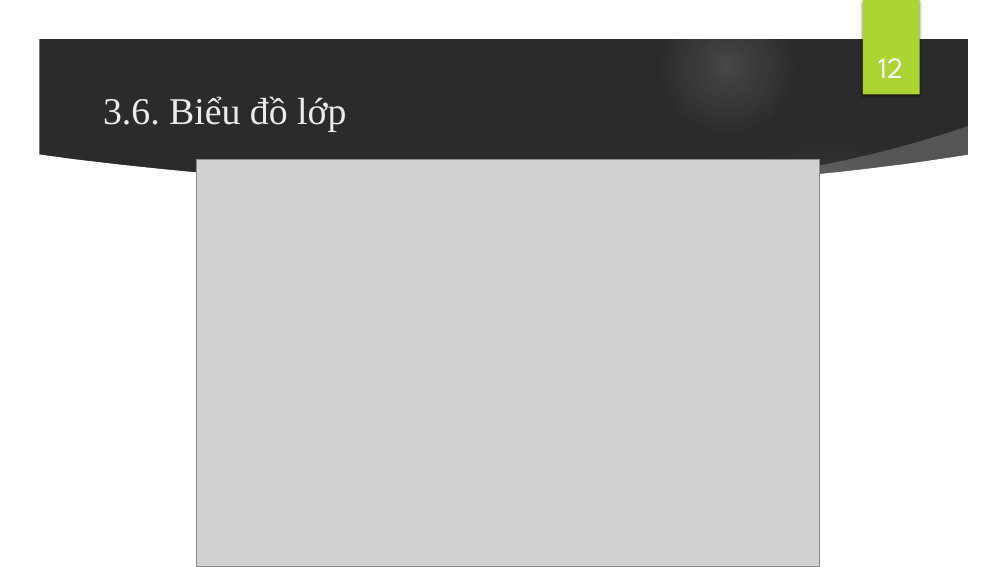
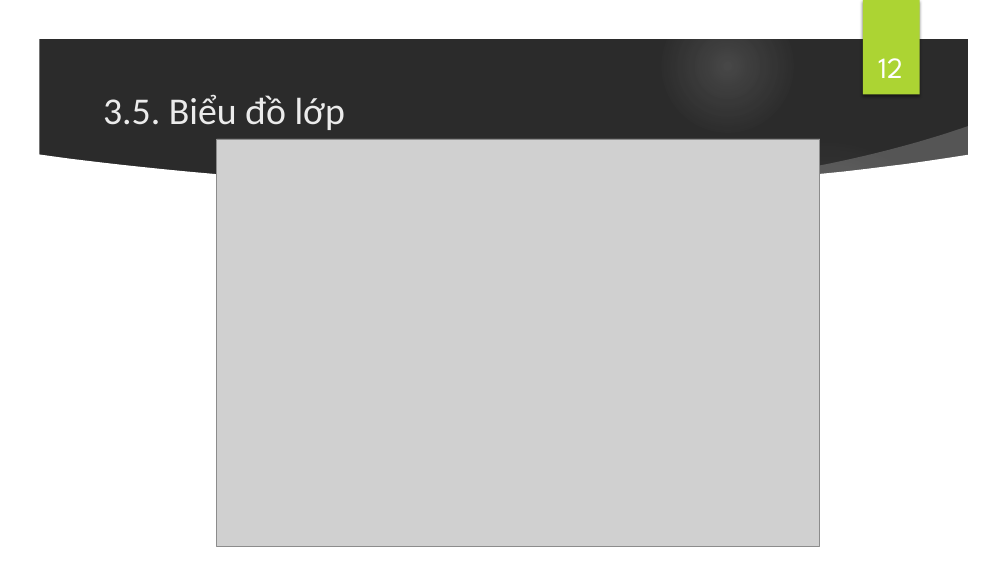
Before and after one commit to AnhtuTa/FGS, a slide deck: slide 12 of Reports/slide bao cao.pptx. Drawn at 1008x567 pixels with LibreOffice and Linux fonts; fonts in the diff are those of the drawing; grey boxes stand for pictures; background and template pictures are left out; a plain dark background stands for a picture behind light text. Boxes give left, top, right and bottom in pixels: in the first picture for what was removed or moved away, otherwise in the second. Text is boxed around its words. In the diff, an @@ line names an element or a change of style, - is before the commit and + after.

```diff
--- a/Reports/slide bao cao.pptx
+++ b/Reports/slide bao cao.pptx
@@ title at box(103, 95, 345, 130): text changed; font Times New Roman to Calibri @@
-3.6. Biểu đồ lớp
+3.5. Biểu đồ lớp
@@ picture: place and size @@
-picture at box(197, 160, 820, 566)
+picture at box(217, 139, 820, 547)
```
Also in this commit, not shown: 16 other slides changed, 25 slides added, 6 slides removed, 20 other files.
